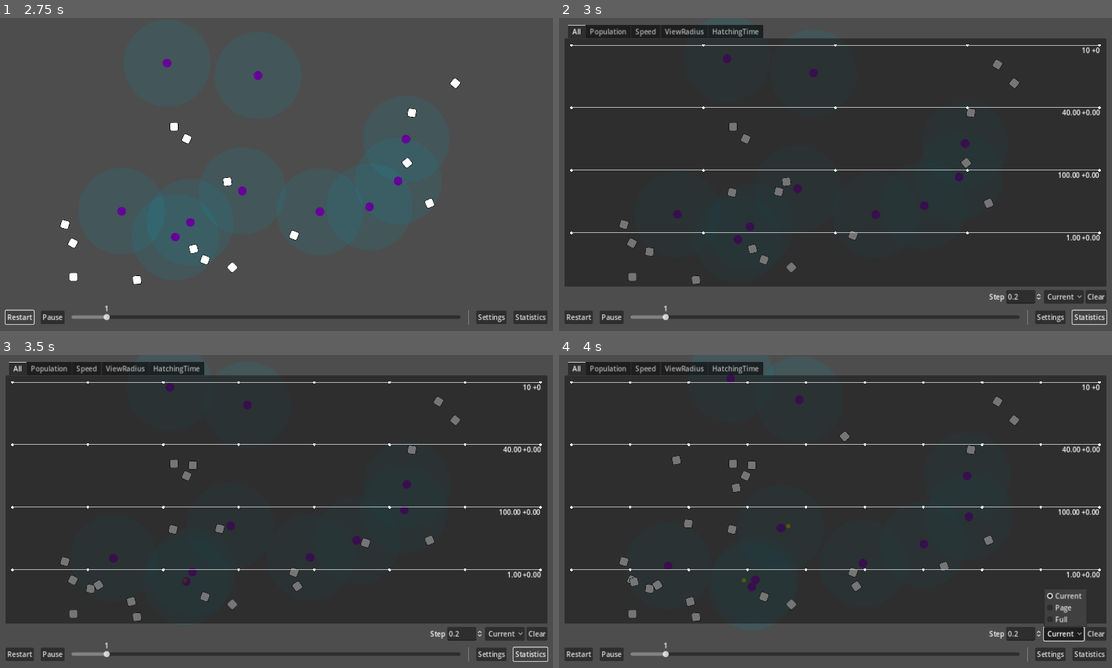
Above: before the commit, frames 1-4 (two rows, left to right).
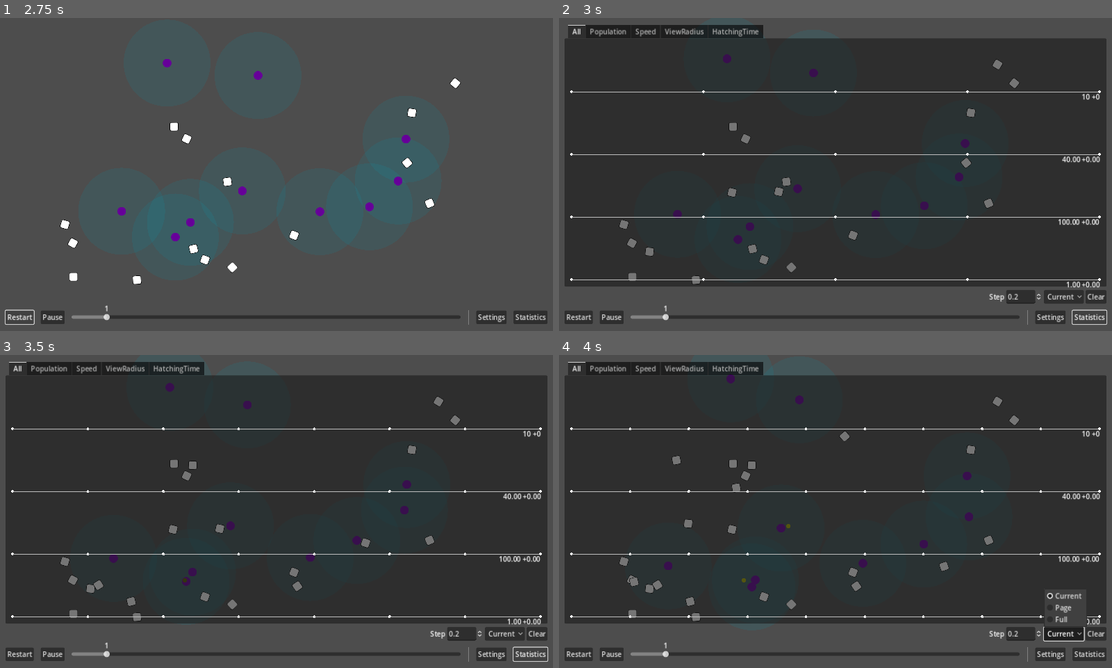
Above: after the commit, the same moments.

Repository: wivest/Natural-Selection
Game: Godot game, scene res://main.tscn
Same seed, same stepped clock (60 frames per second), same inputs: the game is played once before the commit and once after it.
Inputs:
- Up to frame 1 (2.75 s): click "Restart" at 0.5 s; click "Restart" at 1.25 s; click "Restart" at 2 s
- Up to frame 2 (3 s): click "Statistics" at 2.75 s
- Up to frame 3 (3.5 s): no input
- Up to frame 4 (4 s): click "Current" at 3.5 s

Frame 1 is identical in both runs. In frame 2, 2.4% of the frame differs, in the area x 2-98%, y 8-87%; in frame 3, 2.4%; in frame 4, 2.4%.

Commit message:
feat: position chart nodes relative to minimum

Diff:
--- a/ui/tabs/statistics/chart/chart.gd
+++ b/ui/tabs/statistics/chart/chart.gd
@@ -48,11 +48,12 @@
 	var start_index: int = view_mode.get_start_index(data)
 	var end_index: int = view_mode.get_end_index(data)
 
+	var minimum: float = data.local_min(start_index, end_index)
 	var maximum: float = data.local_max(start_index, end_index)
 	var delta: float = view_mode.get_delta_time(data)
 
 	for i in range(start_index, end_index):
-		var vratio: float = view_mode.get_vratio(data.nodes[i].y, maximum)
+		var vratio: float = view_mode.get_vratio(data.nodes[i].y, minimum, maximum)
 		var hratio: float = view_mode.get_hratio(data.get_relative_time(i, start_index), delta)
 		position_counter(vratio)
 
--- a/ui/tabs/statistics/chart/view_modes/view_mode.gd
+++ b/ui/tabs/statistics/chart/view_modes/view_mode.gd
@@ -14,7 +14,7 @@
 func get_hratio(value: float, delta: float) -> float:
 	return value / delta
 
-func get_vratio(value: float, maximum: float) -> float:
-	if maximum == 0:
+func get_vratio(value: float, minimum: float, maximum: float) -> float:
+	if minimum == maximum:
 		return 1
-	return 1 - value / maximum
+	return 1 - (value - minimum) / (maximum - minimum)
